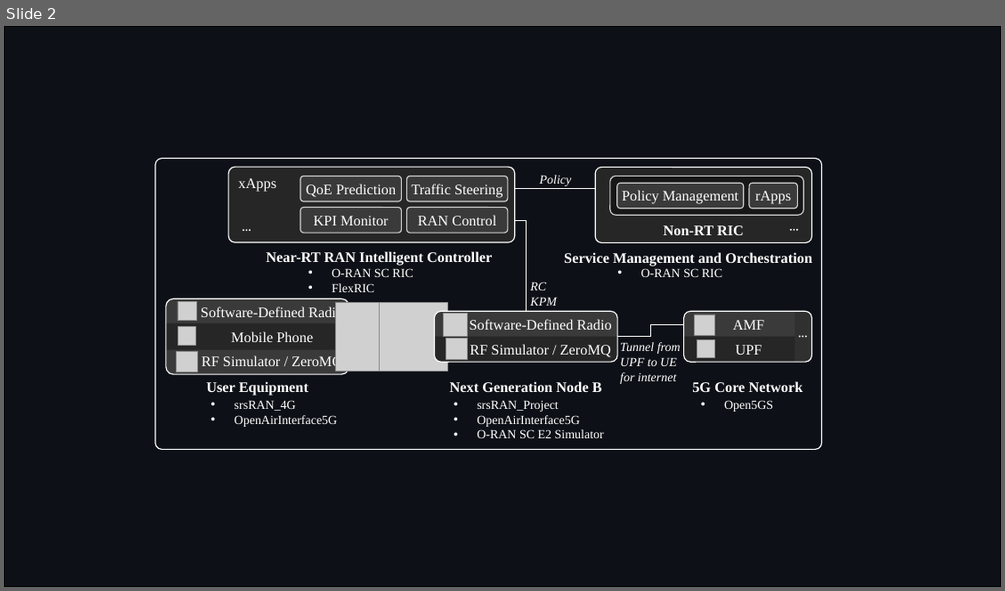
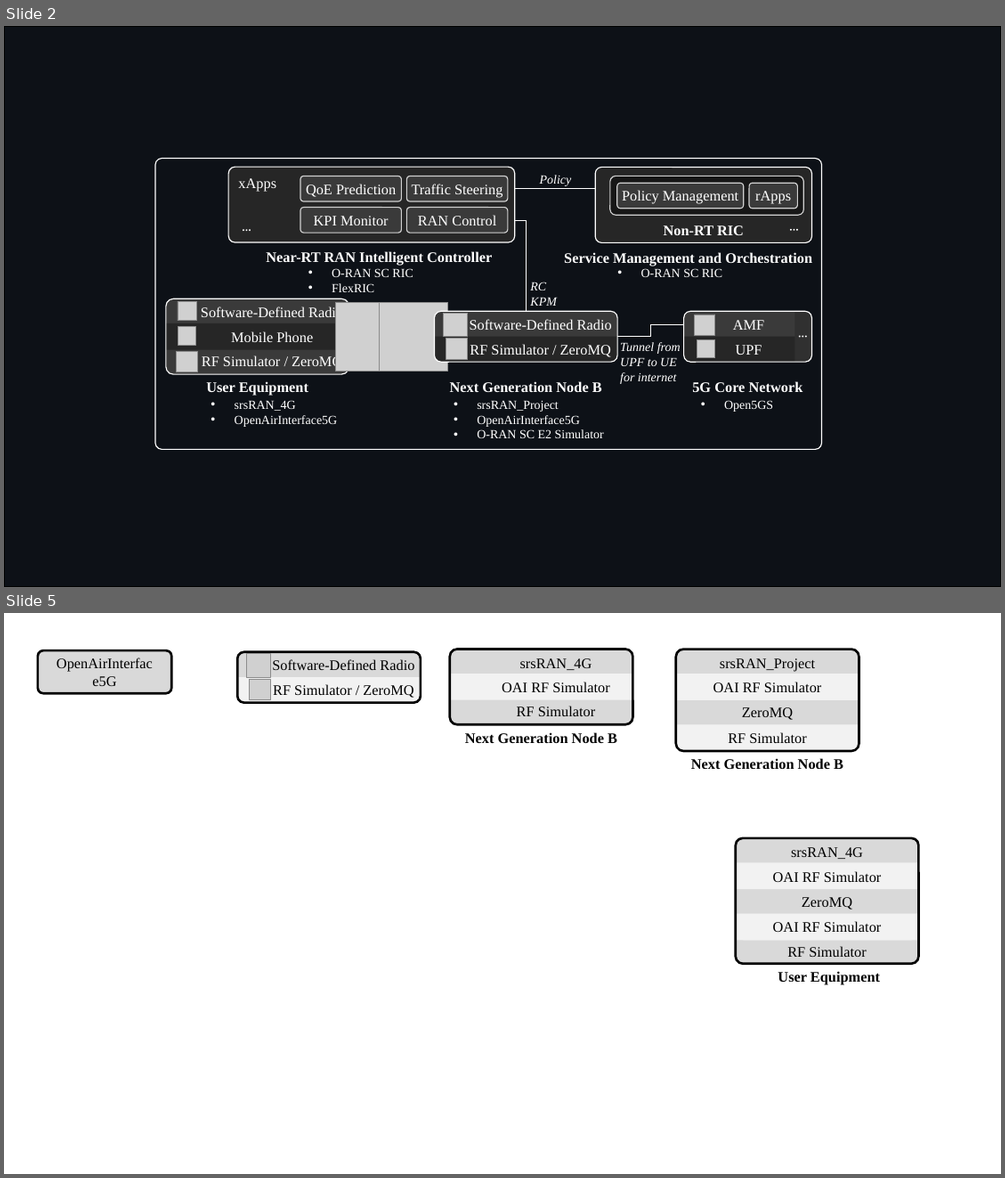
Before and after one commit to usnistgov/O-RAN-Testbed-Automation, a slide deck: RAN_Intelligent_Controllers/research/Diagrams.pptx. Shown one above the other, each under a label of ours: slide 2 before the commit, slides 2 and 5 after it; the slides between them are not shown. The pictures are 1005x591 and 1005x1178 pixels, drawn with LibreOffice and Linux fonts; fonts in the diff are those of the drawing; grey boxes stand for pictures. Boxes give left, top, right and bottom in pixels: in the first picture for what was removed or moved away, otherwise in the second. Text is boxed around its words. In the diff, an @@ line names an element or a change of style, - is before the commit and + after.

Commit message:
Update functionality and documentation of OpenAirInterface-based testbed

```diff
--- a/RAN_Intelligent_Controllers/research/Diagrams.pptx
+++ b/RAN_Intelligent_Controllers/research/Diagrams.pptx
@@ slide 5 added at (x1=4, y1=613, x2=1001, y2=1174), background #FFFFFF @@
@@ rounded rectangle added at (x1=38, y1=650, x2=171, y2=693), fill #D9D9D9, outline #000000 2.25 pt @@
@@ text added at (x1=48, y1=650, x2=161, y2=693), 14 pt, text #000000 @@
+OpenAirInterface5G
@@ group added at (x1=450, y1=649, x2=633, y2=743): 4 texts, 2 rounded rectangles, 1 rectangle @@
+Next Generation Node B
+RF Simulator
+OAI RF Simulator
+srsRAN_4G
@@ group added at (x1=237, y1=652, x2=421, y2=703): 2 rounded rectangles, 2 texts, 2 pictures, 1 round same rect @@
+Software-Defined Radio
+RF Simulator / ZeroMQ
@@ group added at (x1=676, y1=649, x2=859, y2=769): 5 texts, 2 round same rects, 1 rectangle, 1 rounded rectangle @@
+ZeroMQ
+OAI RF Simulator
+srsRAN_Project
+RF Simulator
+Next Generation Node B
@@ group added at (x1=736, y1=838, x2=919, y2=985): 6 texts, 2 rounded rectangles, 2 rectangles, 1 round same rect @@
+ZeroMQ
+OAI RF Simulator
+srsRAN_4G
+RF Simulator
+User Equipment
+OAI RF Simulator
```
Also in this commit, not shown: 1 slide changed, 2 other slides added, 18 other files.
